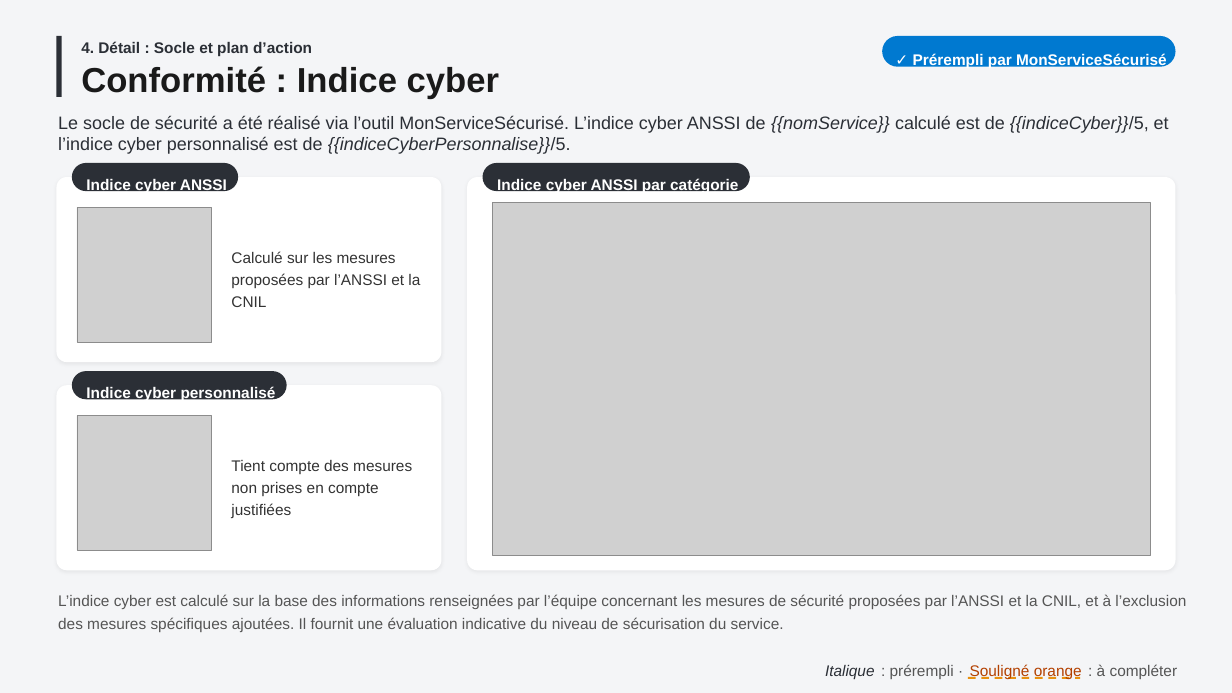
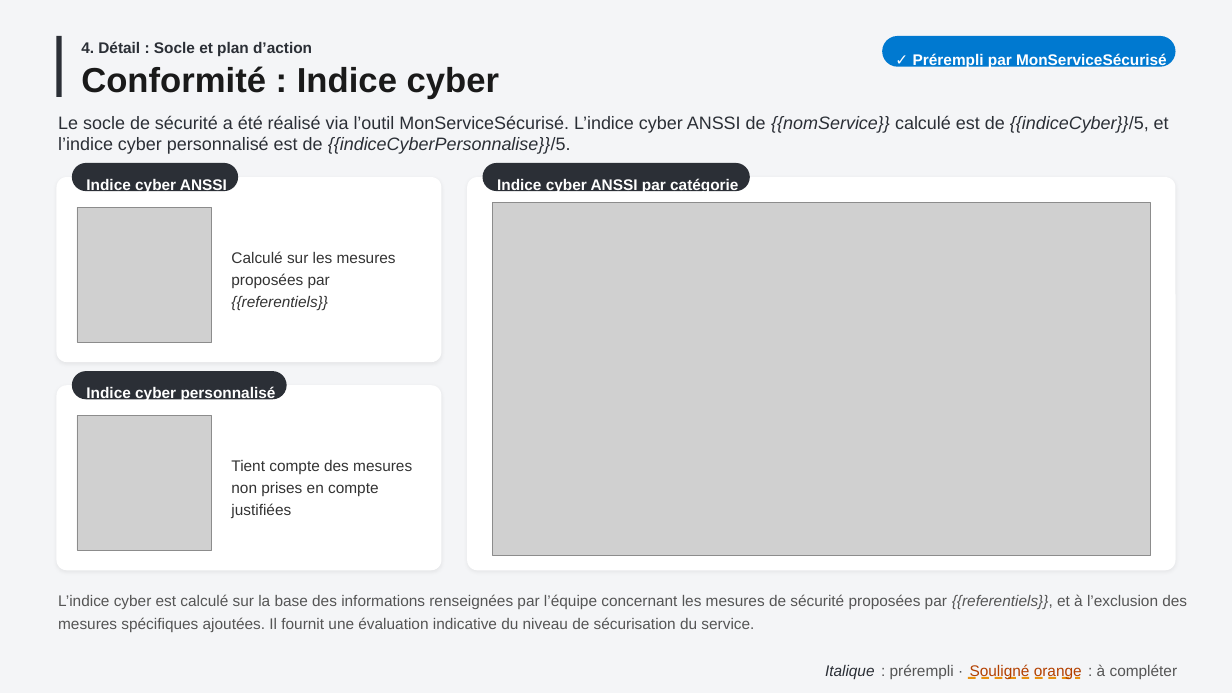
Before and after one commit to betagouv/mon-service-securise, a slide deck: slide 20 of src/vuesPowerpoint/supportCommissionHomologation.pptx. Drawn at 1232x693 pixels with LibreOffice and Linux fonts; fonts in the diff are those of the drawing; grey boxes stand for pictures. Boxes give left, top, right and bottom in pixels: in the first picture for what was removed or moved away, otherwise in the second. Text is boxed around its words. In the diff, an @@ line names an element or a change of style, - is before the commit and + after.

Commit message:
[PPTX] Écrit l'indice cyber du service et ses référentiels sur la slide de l'indice cyber

```diff
--- a/src/vuesPowerpoint/supportCommissionHomologation.pptx
+++ b/src/vuesPowerpoint/supportCommissionHomologation.pptx
@@ text at (231, 251, 396, 310): text changed @@
-Calculé sur les mesures proposées par l’ANSSI et la CNIL
+Calculé sur les mesures proposées par {{referentiels}}
@@ text at (58, 594, 1187, 632): text changed @@
-L’indice cyber est calculé sur la base des informations renseignées par l’équipe concernant les mesures de sécurité proposées par l’ANSSI et la CNIL, et à l’exclusion des mesures spécifiques ajoutées. Il fournit une évaluation indicative du niveau de sécurisation du service.
+L’indice cyber est calculé sur la base des informations renseignées par l’équipe concernant les mesures de sécurité proposées par {{referentiels}}, et à l’exclusion des mesures spécifiques ajoutées. Il fournit une évaluation indicative du niveau de sécurisation du service.
```
Also in this commit, not shown: 8 other files.
